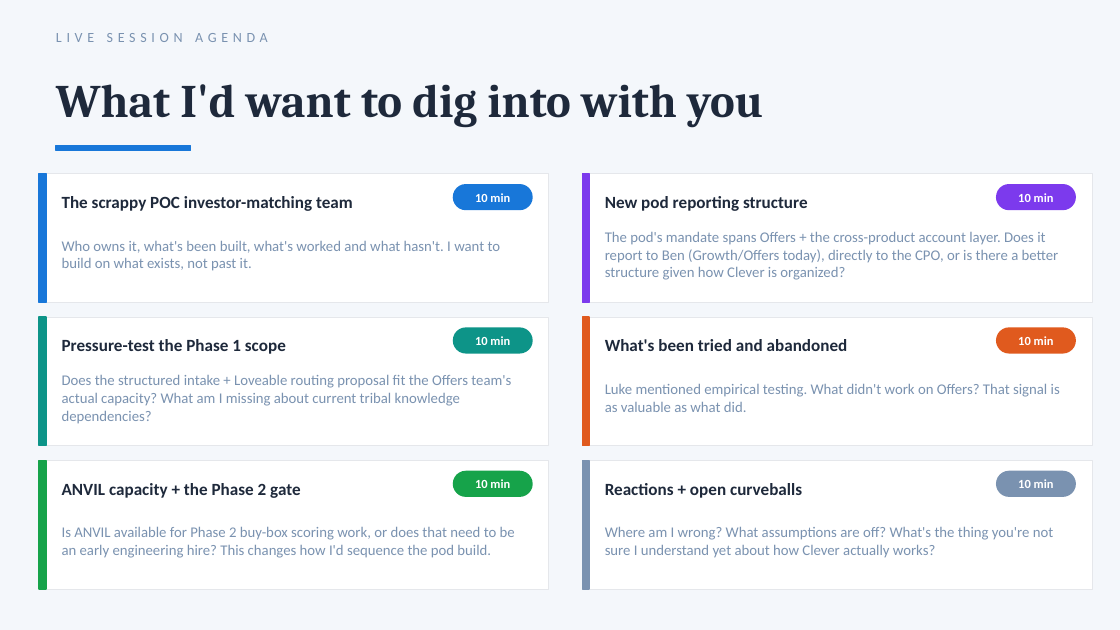
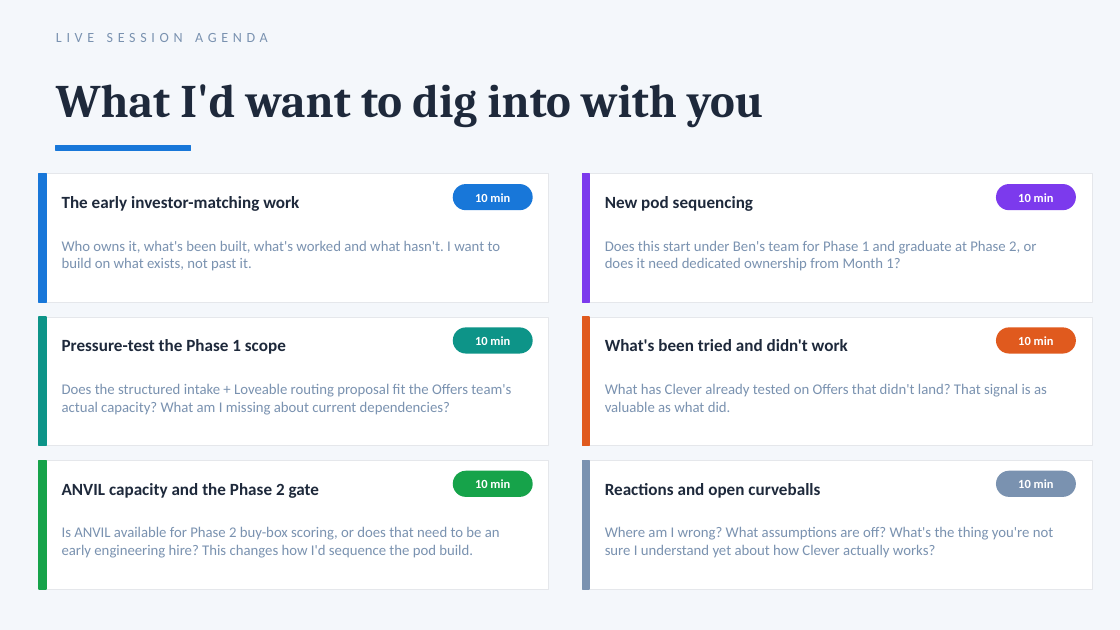
Before and after one commit to varunbhandari/very-clever, a slide deck: slide 14 of clever_investor_platform_proposal.pptx. Drawn at 1120x630 pixels with LibreOffice and Linux fonts; fonts in the diff are those of the drawing. Boxes give left, top, right and bottom in pixels: in the first picture for what was removed or moved away, otherwise in the second. Text is boxed around its words. In the diff, an @@ line names an element or a change of style, - is before the commit and + after.

```diff
--- a/clever_investor_platform_proposal.pptx
+++ b/clever_investor_platform_proposal.pptx
@@ text at [62, 196, 299, 211]: text changed @@
-The scrappy POC investor-matching team
+The early investor-matching work
@@ text at [605, 196, 753, 211]: text changed @@
-New pod reporting structure
+New pod sequencing
@@ text at [605, 241, 1037, 271]: text changed @@
-The pod's mandate spans Offers + the cross-product account layer. Does it report to Ben (Growth/Offers today), directly to the CPO, or is there a better structure given how Clever is organized?
+Does this start under Ben's team for Phase 1 and graduate at Phase 2, or does it need dedicated ownership from Month 1?
@@ text at [605, 339, 848, 351]: text changed @@
-What's been tried and abandoned
+What's been tried and didn't work
@@ text at [62, 384, 511, 415]: text changed @@
-Does the structured intake + Loveable routing proposal fit the Offers team's actual capacity? What am I missing about current tribal knowledge dependencies?
+Does the structured intake + Loveable routing proposal fit the Offers team's actual capacity? What am I missing about current dependencies?
@@ text at [605, 384, 1047, 412]: text changed @@
-Luke mentioned empirical testing. What didn't work on Offers? That signal is as valuable as what did.
+What has Clever already tested on Offers that didn't land? That signal is as valuable as what did.
@@ text at [62, 483, 320, 498]: text changed @@
-ANVIL capacity + the Phase 2 gate
+ANVIL capacity and the Phase 2 gate
@@ text at [605, 483, 820, 498]: text changed @@
-Reactions + open curveballs
+Reactions and open curveballs
@@ text at [62, 527, 500, 558]: text changed @@
-Is ANVIL available for Phase 2 buy-box scoring work, or does that need to be an early engineering hire? This changes how I'd sequence the pod build.
+Is ANVIL available for Phase 2 buy-box scoring, or does that need to be an early engineering hire? This changes how I'd sequence the pod build.
```
Also in this commit, not shown: 1 other slide changed, 1 other file.
